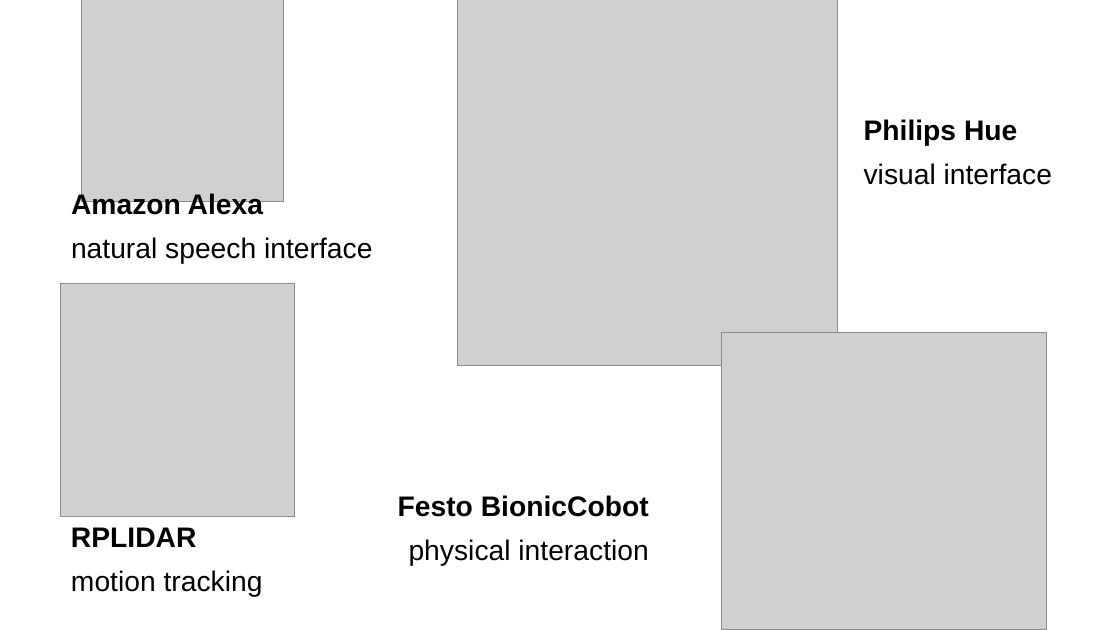
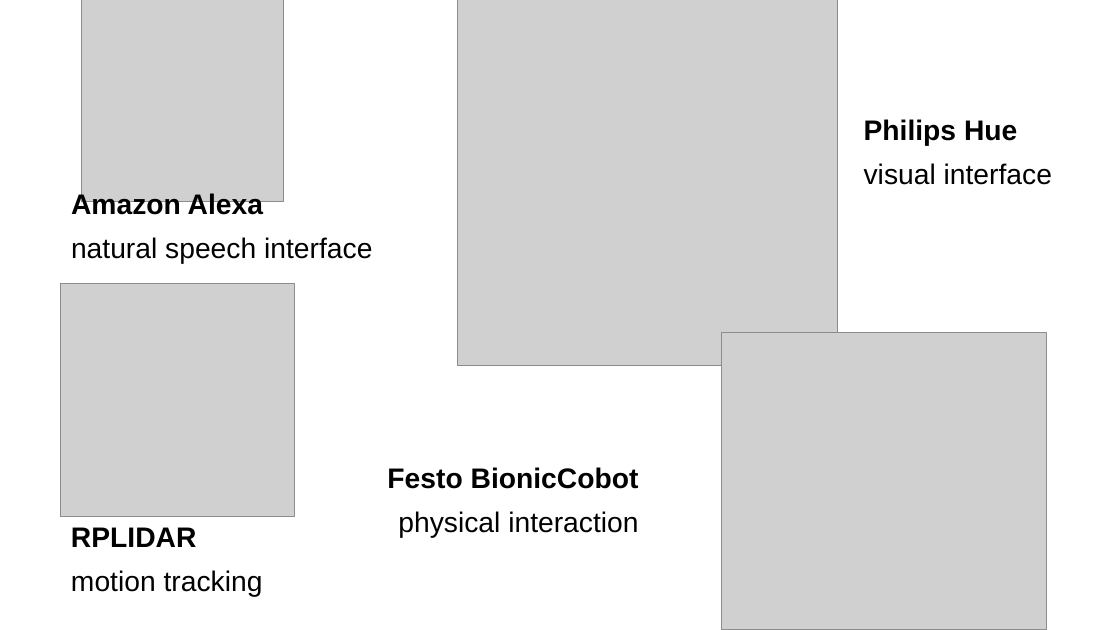
Before and after one commit to anoff/ric, a slide deck: slide 10 of pitch/presentation.odp. Drawn at 1120x630 pixels with LibreOffice and Linux fonts; fonts in the diff are those of the drawing; grey boxes stand for pictures. Boxes give left, top, right and bottom in pixels: in the first picture for what was removed or moved away, otherwise in the second. Text is boxed around its words. In the diff, an @@ line names an element or a change of style, - is before the commit and + after.

Commit message:
Some updates
I honestly forgot what it was... :-P

```diff
--- a/pitch/presentation.odp
+++ b/pitch/presentation.odp
@@ text "Festo BionicCobot": place and size @@
-text "Festo BionicCobot" at (398,495,649,566)
+text "Festo BionicCobot" at (387,467,639,538)
```
